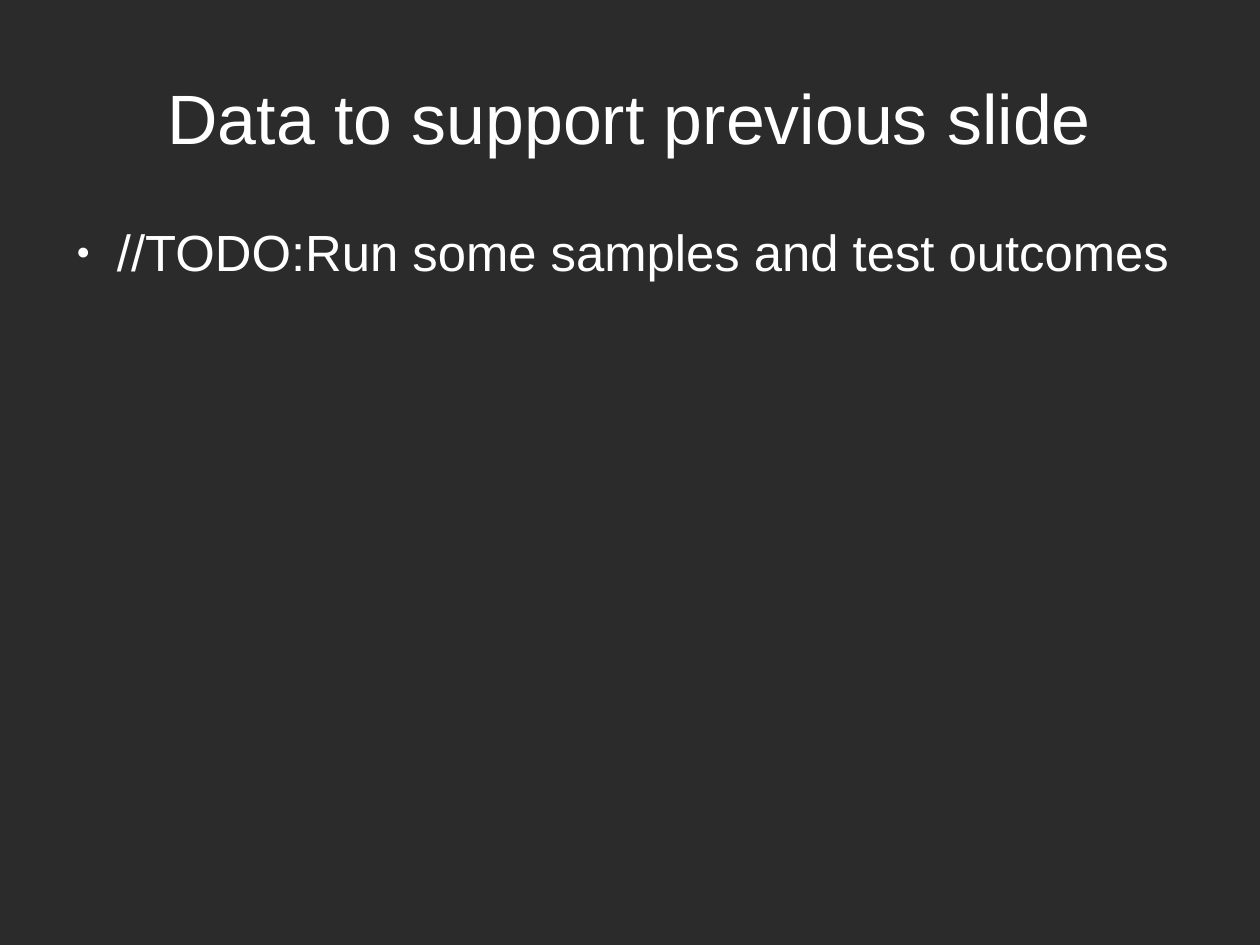
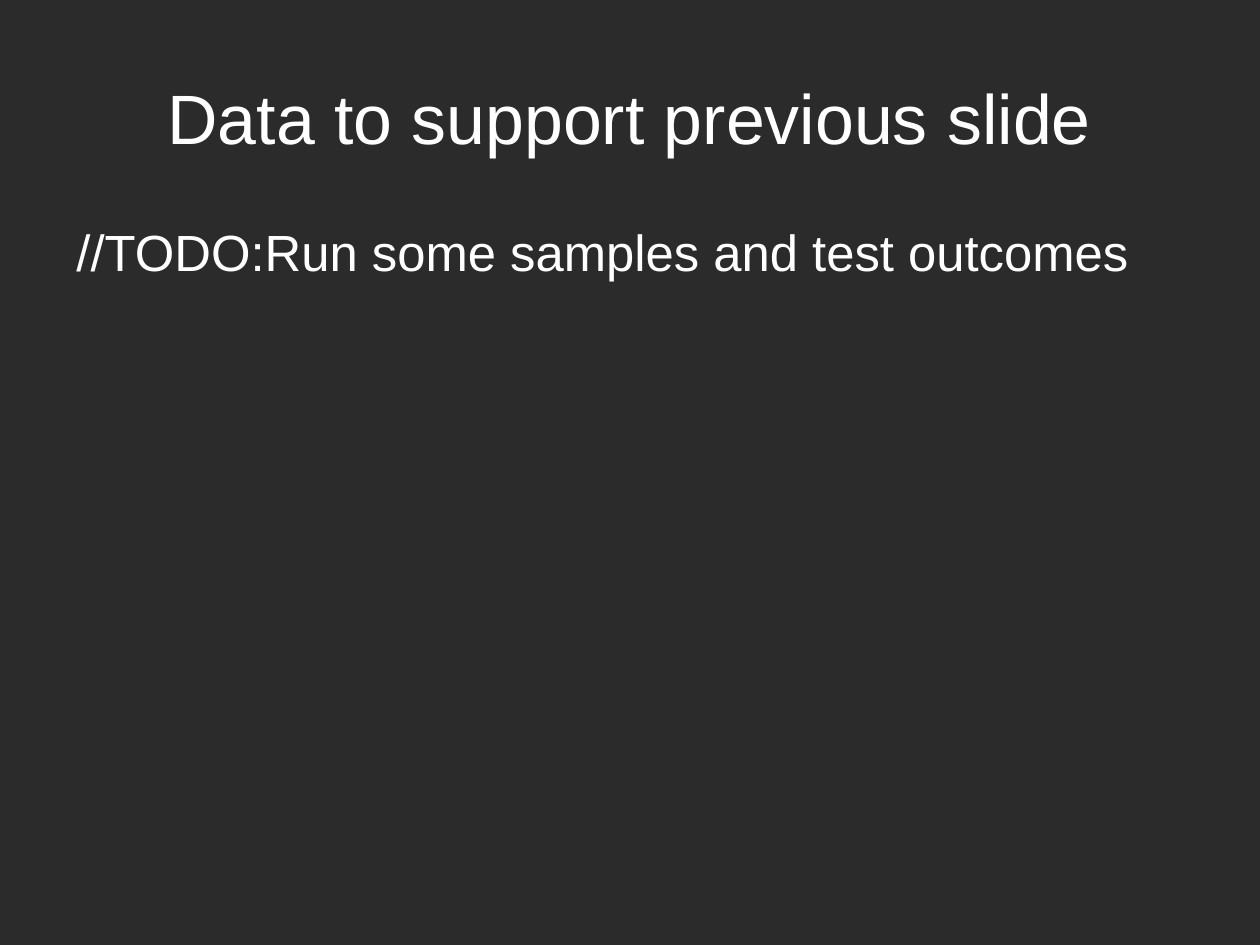
Before and after one commit to vbasarkar/sharpscrabble, a slide deck: slide 11 of docs/SharpScrabble.odp. Drawn at 1260x945 pixels with LibreOffice and Linux fonts; fonts in the diff are those of the drawing; background and template pictures are left out; a plain dark background stands for a picture behind light text. Boxes give left, top, right and bottom in pixels: in the first picture for what was removed or moved away, otherwise in the second. Text is boxed around its words. In the diff, an @@ line names an element or a change of style, - is before the commit and + after.

```diff
--- a/docs/SharpScrabble.odp
+++ b/docs/SharpScrabble.odp
@@ text "//TODO:Run some samples and test ..." at (76, 234, 1128, 282): bullet ● to none @@
```
Also in this commit, not shown: 4 other slides changed.
